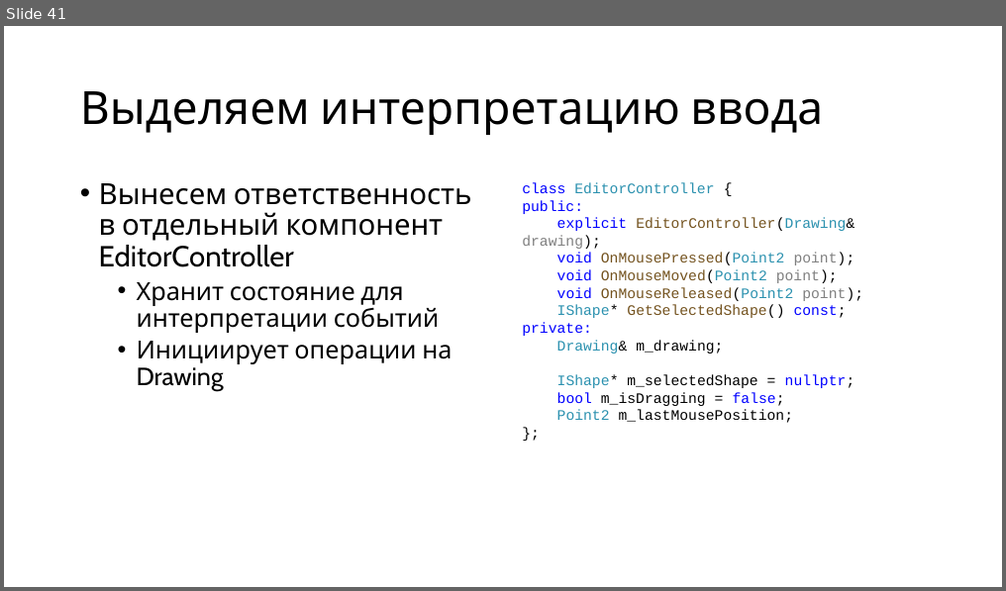
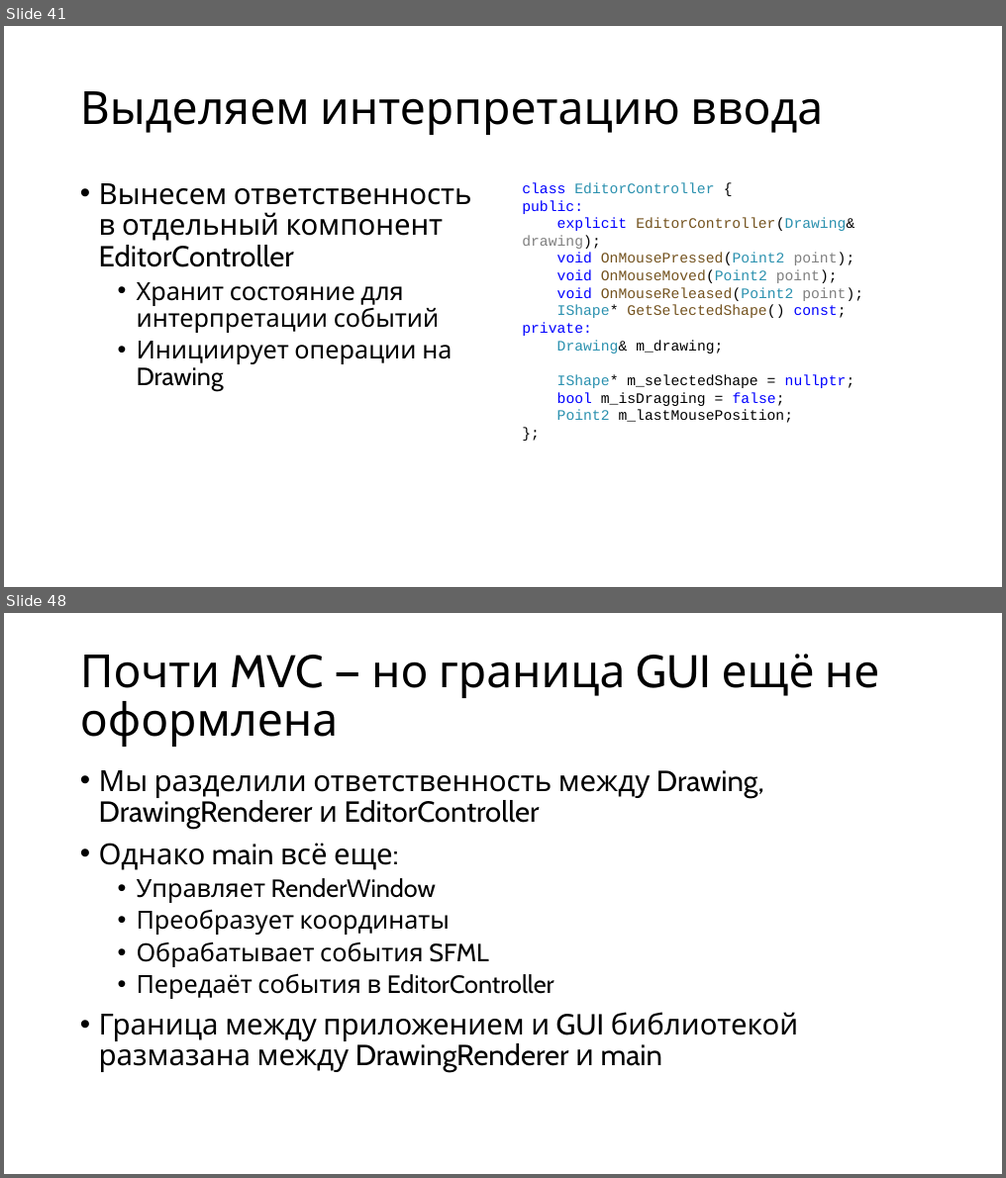
Before and after one commit to alexey-malov/ood, a slide deck: lectures/new/03. gui-app-design/gui-app-design.pptx. Shown one above the other, each under a label of ours: slide 41 before the commit, slides 41 and 48 after it; the slides between them are not shown. The pictures are 1006x591 and 1006x1178 pixels, drawn with LibreOffice and Linux fonts; fonts in the diff are those of the drawing. Boxes give left, top, right and bottom in pixels: in the first picture for what was removed or moved away, otherwise in the second. Text is boxed around its words. In the diff, an @@ line names an element or a change of style, - is before the commit and + after.

```diff
--- a/lectures/new/03. gui-app-design/gui-app-design.pptx
+++ b/lectures/new/03. gui-app-design/gui-app-design.pptx
@@ slide 48 added at <box>4,613,1002,1174</box>, background #FFFFFF @@
@@ title added at <box>80,654,879,747</box>, 44 pt, text #000000 @@
+Почти MVC — но граница GUI ещё не оформлена
@@ text added at <box>99,770,798,1073</box>, 28 pt, text #000000 @@
+• Мы разделили ответственность между Drawing, DrawingRenderer и EditorController
+• Однако main всё еще:
+  • Управляет RenderWindow
+  • Преобразует координаты
+  • Обрабатывает события SFML
+  • Передаёт события в EditorController
+• Граница между приложением и GUI библиотекой размазана между DrawingRenderer и main
```
Also in this commit, not shown: 2 slides changed, 35 other slides added, 4 slides removed, 6 other files.
